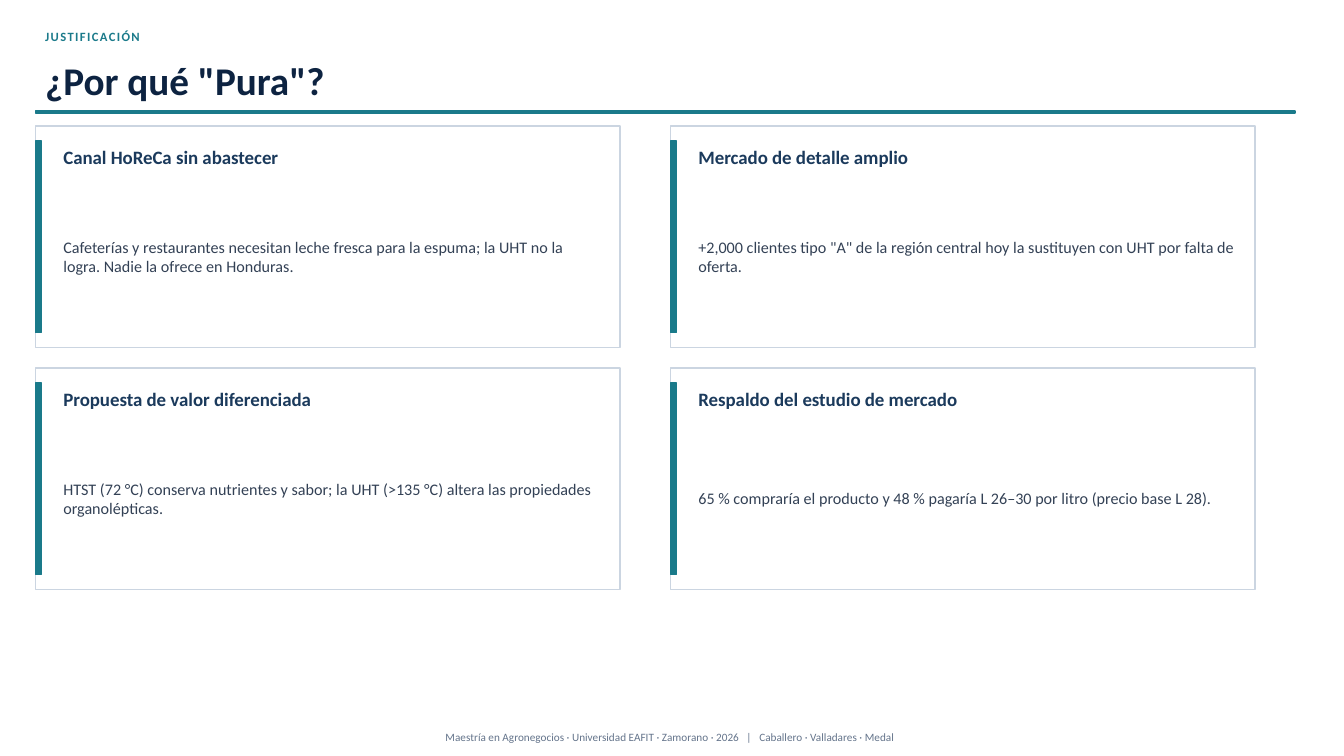
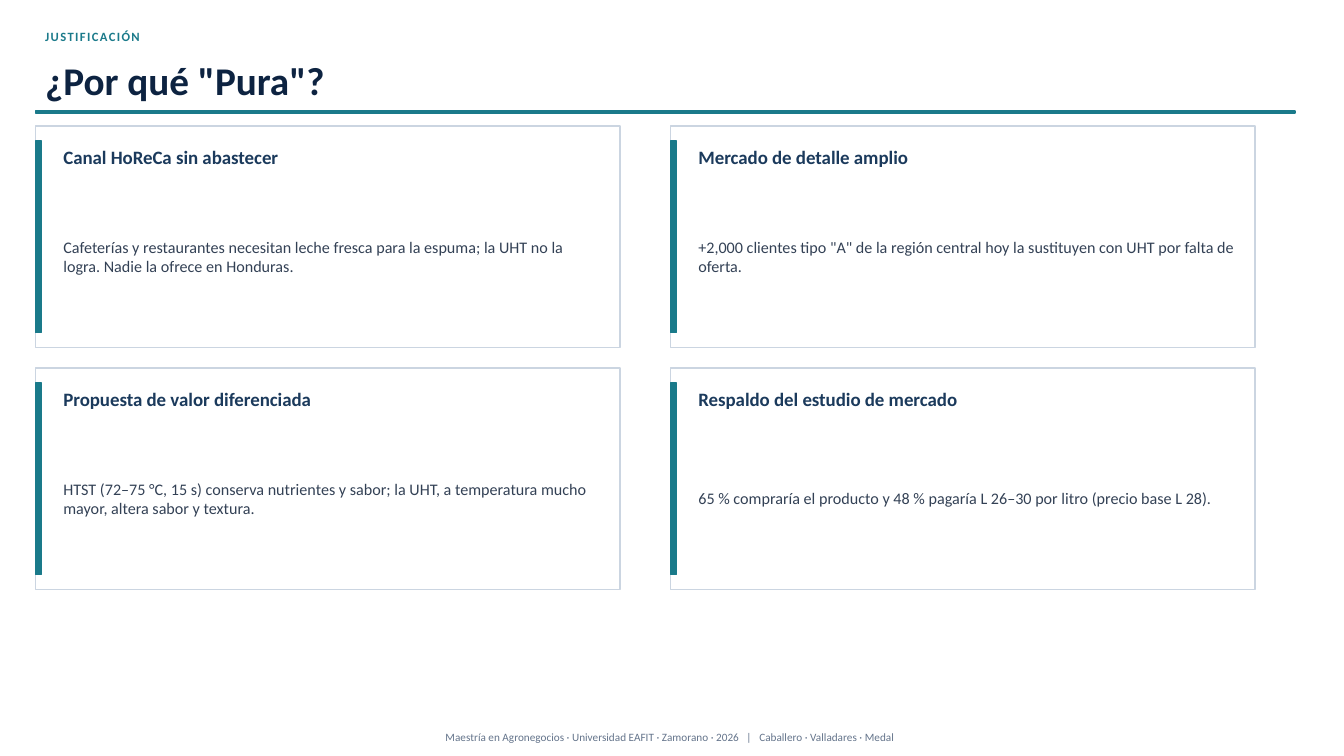
Before and after one commit to modelqdeluxe-ops/ss, a slide deck: slide 9 of Defensa_Tesis_Jaime_Fredy_Horacio_corregida.pptx. Drawn at 1344x756 pixels with LibreOffice and Linux fonts; fonts in the diff are those of the drawing. Boxes give left, top, right and bottom in pixels: in the first picture for what was removed or moved away, otherwise in the second. Text is boxed around its words. In the diff, an @@ line names an element or a change of style, - is before the commit and + after.

```diff
--- a/Defensa_Tesis_Jaime_Fredy_Horacio_corregida.pptx
+++ b/Defensa_Tesis_Jaime_Fredy_Horacio_corregida.pptx
@@ text at (63,483,586,517): text changed @@
-HTST (72 °C) conserva nutrientes y sabor; la UHT (>135 °C) altera las propiedades organolépticas.
+HTST (72–75 °C, 15 s) conserva nutrientes y sabor; la UHT, a temperatura mucho mayor, altera sabor y textura.
```
Also in this commit, not shown: 12 other slides changed, 1 other file.
